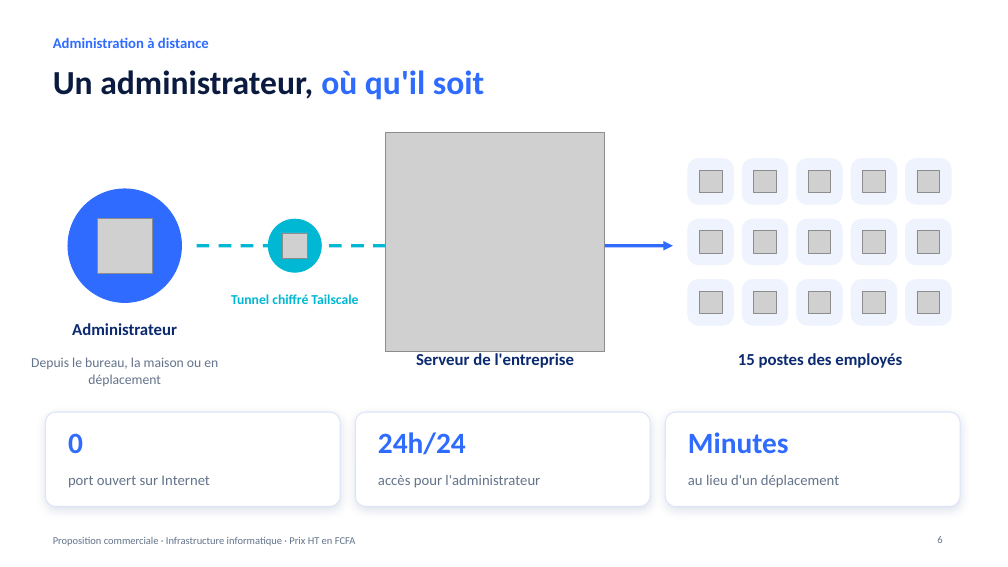
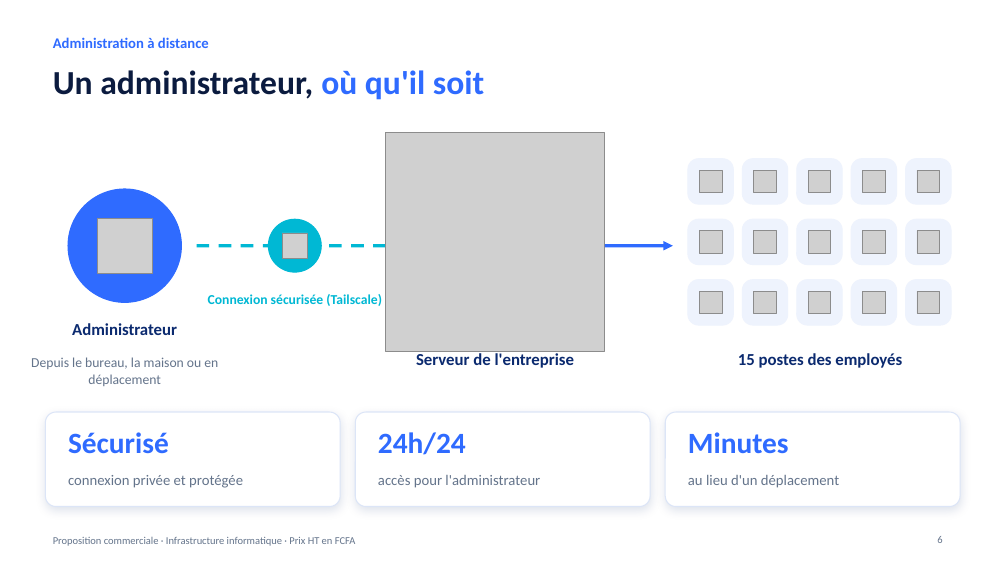
Before and after one commit to meledjearmel/others-documents, a slide deck: slide 6 of proposition-serveur/Proposition_Serveur_Proxmox_WindowsServer.pptx. Drawn at 1008x567 pixels with LibreOffice and Linux fonts; fonts in the diff are those of the drawing; grey boxes stand for pictures; background and template pictures are left out. Boxes give left, top, right and bottom in pixels: in the first picture for what was removed or moved away, otherwise in the second. Text is boxed around its words. In the diff, an @@ line names an element or a change of style, - is before the commit and + after.

```diff
--- a/proposition-serveur/Proposition_Serveur_Proxmox_WindowsServer.pptx
+++ b/proposition-serveur/Proposition_Serveur_Proxmox_WindowsServer.pptx
@@ text at [208,294,382,306]: text changed @@
-Tunnel chiffré Tailscale
+Connexion sécurisée (Tailscale)
@@ text at [68,432,169,454]: text changed @@
-0
+Sécurisé
@@ text at [68,475,243,488]: text changed @@
-port ouvert sur Internet
+connexion privée et protégée
```
Also in this commit, not shown: 12 other slides changed, 1 slide added, 1 other file.
